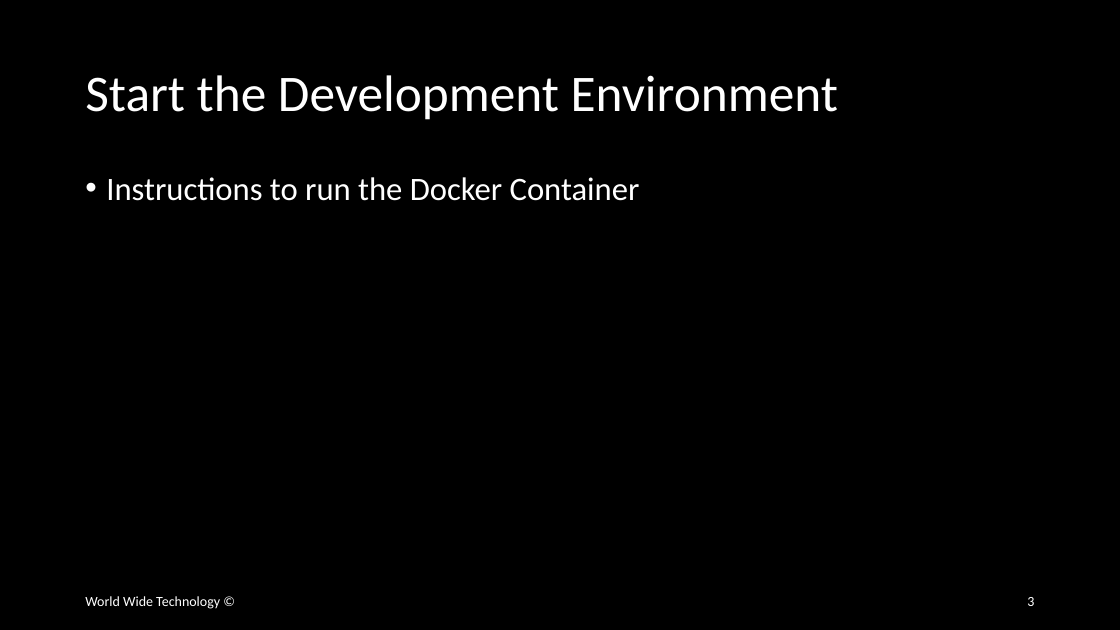
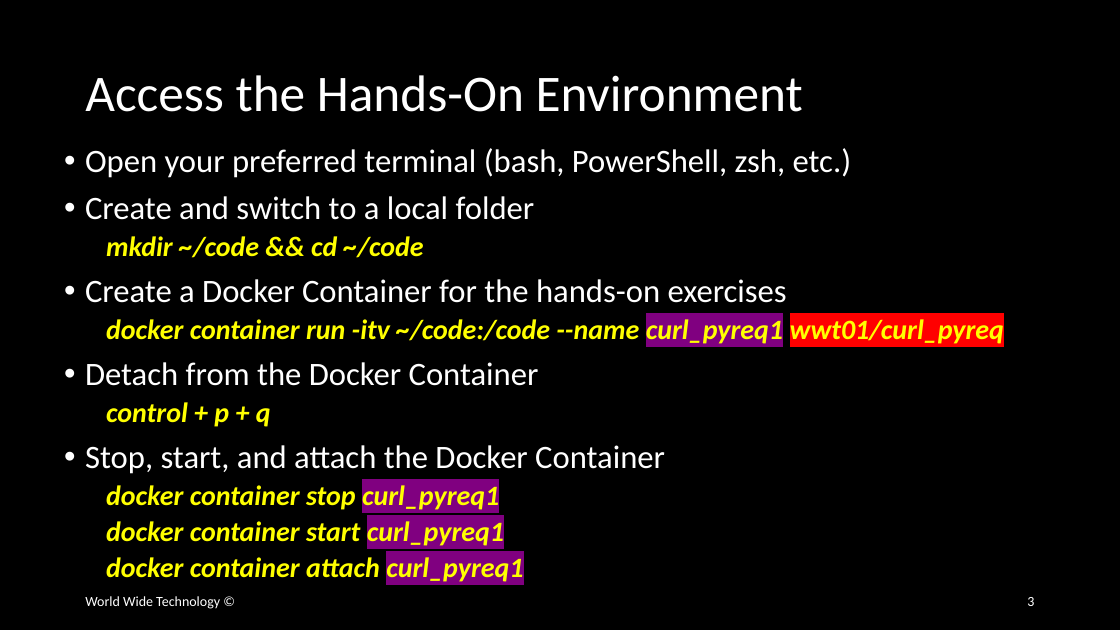
Before and after one commit to wwt/curl-requests-foundations, a slide deck: slide 3 of curl-requests-foundations.pptx. Drawn at 1120x630 pixels with LibreOffice and Linux fonts; fonts in the diff are those of the drawing. Boxes give left, top, right and bottom in pixels: in the first picture for what was removed or moved away, otherwise in the second. Text is boxed around its words. In the diff, an @@ line names an element or a change of style, - is before the commit and + after.

Commit message:
Built outline for slide with instructions to access the hands-on environment

```diff
--- a/curl-requests-foundations.pptx
+++ b/curl-requests-foundations.pptx
@@ title at box(85, 75, 803, 112): text changed @@
-Start the Development Environment
+Access the Hands-On Environment
@@ text at box(85, 148, 1004, 582): text changed; size 28 to 24 pt; text colour #FFFFFF to #FFFF00; bold on; italic on @@
-• Instructions to run the Docker Container
+• Open your preferred terminal (bash, PowerShell, zsh, etc.)
+• Create and switch to a local folder
+  mkdir ~/code && cd ~/code
+• Create a Docker Container for the hands-on exercises
+  docker container run -itv ~/code:/code --name curl_pyreq1 wwt01/curl_pyreq
+• Detach from the Docker Container
+  control + p + q
+• Stop, start, and attach the Docker Container
+  docker container stop curl_pyreq1
+  docker container start curl_pyreq1
+  docker container attach curl_pyreq1
```
Also in this commit, not shown: 1 other slide changed.
